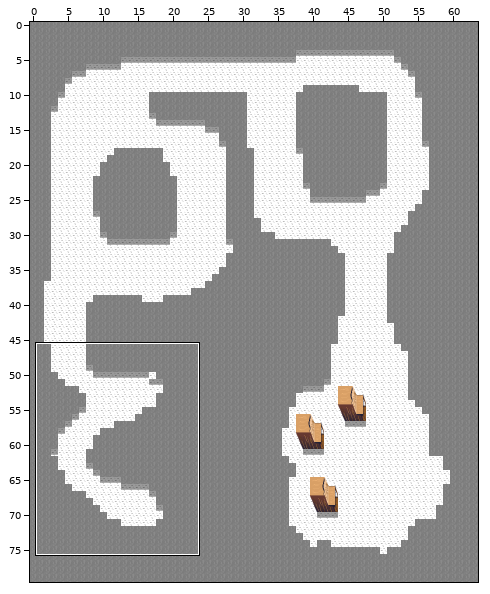
Two states of a Tiled map, assets/maps/westham.tmx. The picture above shows the old version from afar; the outline marks the close-up.
Close-up. First the earlier version:
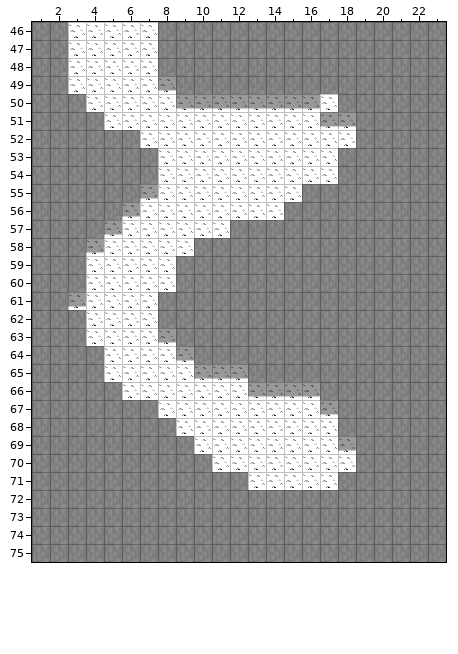
Cells are 32x32 px. Shown: x 1..23, y 46..75. The commit also changed other parts of the map, which this record leaves out.
The result:
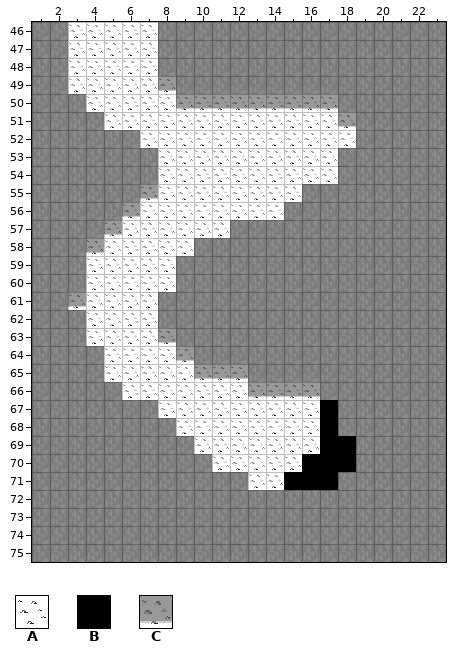
Key: from "BWGround": A 0; from "darkness": B 0; from "shadvert": C 0.
_ is an empty cell, . an unchanged one.
See-through tiles are keyed as they look on the map.
From old to new:
--- layer "base"
@@ x 15..18 @@
-67 ..A.
-68 ..A.
-69 ..AA
-70 .AAA
-71 AAA.
+67 ..B.
+68 ..B.
+69 ..BB
+70 .BBB
+71 BBB.
--- layer "shadows"
@@ x 17..17 @@
-50 _
-51 C
+50 C
+51 _
Where, in picture pixels (left, top, right, bottom), the same in both close-ups:
changed: (320, 94, 338, 127)
changed: (284, 400, 356, 490)
